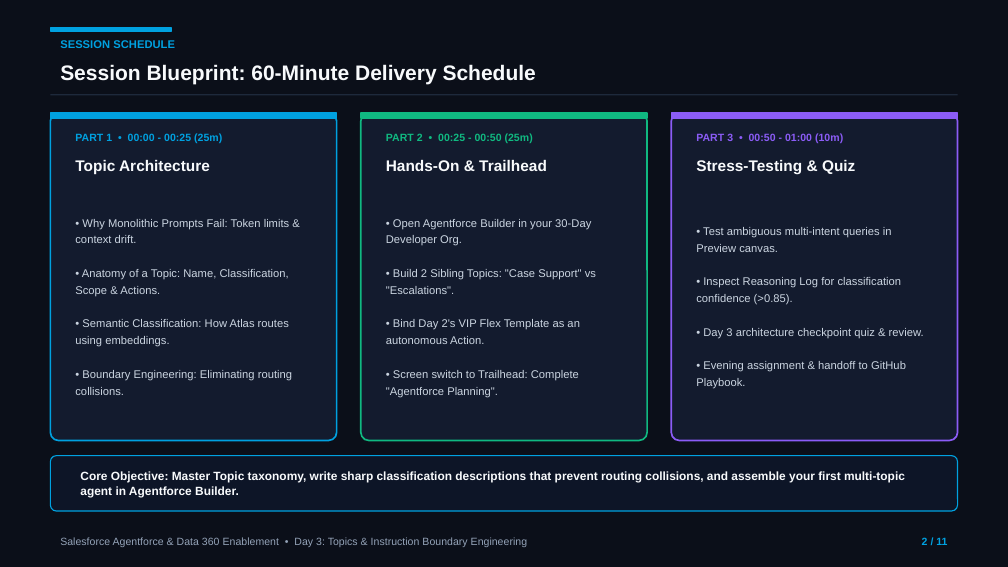
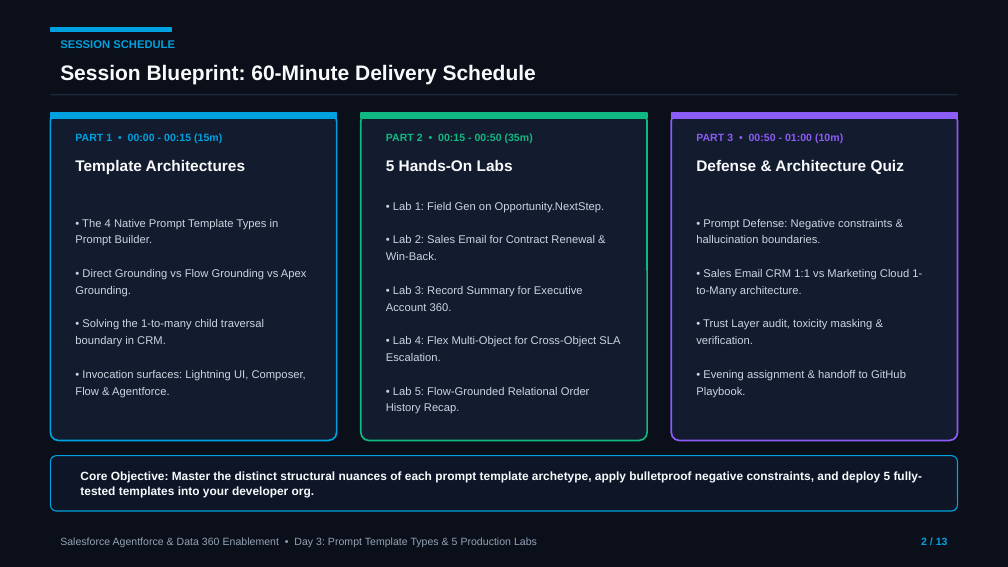
Before and after one commit to MohnishTak2725/agentforce-data360-workbench, a slide deck: slide 2 of Day-3-Topics-and-Boundary-Engineering.pptx. Drawn at 1008x567 pixels with LibreOffice and Linux fonts; fonts in the diff are those of the drawing. Boxes give left, top, right and bottom in pixels: in the first picture for what was removed or moved away, otherwise in the second. Text is boxed around its words. In the diff, an @@ line names an element or a change of style, - is before the commit and + after.

Commit message:
feat(day3-ppt): update Day 3 PPT with prompt template types architecture and 5 hands-on labs

```diff
--- a/Day-3-Topics-and-Boundary-Engineering.pptx
+++ b/Day-3-Topics-and-Boundary-Engineering.pptx
@@ text at <box>75,133,222,143</box>: text changed @@
-PART 1 • 00:00 - 00:25 (25m)
+PART 1 • 00:00 - 00:15 (15m)
@@ text at <box>75,160,245,175</box>: text changed @@
-Topic Architecture
+Template Architectures
@@ text at <box>386,160,513,171</box>: text changed @@
-Hands-On & Trailhead
+5 Hands-On Labs
@@ text at <box>696,160,904,174</box>: text changed @@
-Stress-Testing & Quiz
+Defense & Architecture Quiz
@@ text at <box>386,202,620,414</box>: text changed @@
-• Open Agentforce Builder in your 30-Day Developer Org.
-• Build 2 Sibling Topics: "Case Support" vs "Escalations".
-• Bind Day 2's VIP Flex Template as an autonomous Action.
-• Screen switch to Trailhead: Complete "Agentforce Planning".
+• Lab 1: Field Gen on Opportunity.NextStep.
+• Lab 2: Sales Email for Contract Renewal & Win-Back.
+• Lab 3: Record Summary for Executive Account 360.
+• Lab 4: Flex Multi-Object for Cross-Object SLA Escalation.
+• Lab 5: Flow-Grounded Relational Order History Recap.
@@ text at <box>75,219,307,397</box>: text changed @@
-• Why Monolithic Prompts Fail: Token limits & context drift.
-• Anatomy of a Topic: Name, Classification, Scope & Actions.
-• Semantic Classification: How Atlas routes using embeddings.
-• Boundary Engineering: Eliminating routing collisions.
+• The 4 Native Prompt Template Types in Prompt Builder.
+• Direct Grounding vs Flow Grounding vs Apex Grounding.
+• Solving the 1-to-many child traversal boundary in CRM.
+• Invocation surfaces: Lightning UI, Composer, Flow & Agentforce.
@@ text at <box>696,219,922,344</box>: text changed @@
-• Test ambiguous multi-intent queries in Preview canvas.
-• Inspect Reasoning Log for classification confidence (>0.85).
-• Day 3 architecture checkpoint quiz & review.
+• Prompt Defense: Negative constraints & hallucination boundaries.
+• Sales Email CRM 1:1 vs Marketing Cloud 1-to-Many architecture.
+• Trust Layer audit, toxicity masking & verification.
@@ text at <box>80,471,922,497</box>: text changed @@
-Core Objective: Master Topic taxonomy, write sharp classification descriptions that prevent routing collisions, and assemble your first multi-topic agent in Agentforce Builder.
+Core Objective: Master the distinct structural nuances of each prompt template archetype, apply bulletproof negative constraints, and deploy 5 fully-tested templates into your developer org.
@@ text at <box>60,537,537,547</box>: text changed @@
-Salesforce Agentforce & Data 360 Enablement • Day 3: Topics & Instruction Boundary Engineering
+Salesforce Agentforce & Data 360 Enablement • Day 3: Prompt Template Types & 5 Production Labs
@@ text at <box>921,537,948,545</box>: text changed @@
-2 / 11
+2 / 13
```
Also in this commit, not shown: 3 other slides changed, 9 slides added, 7 slides removed, 1 other file.
